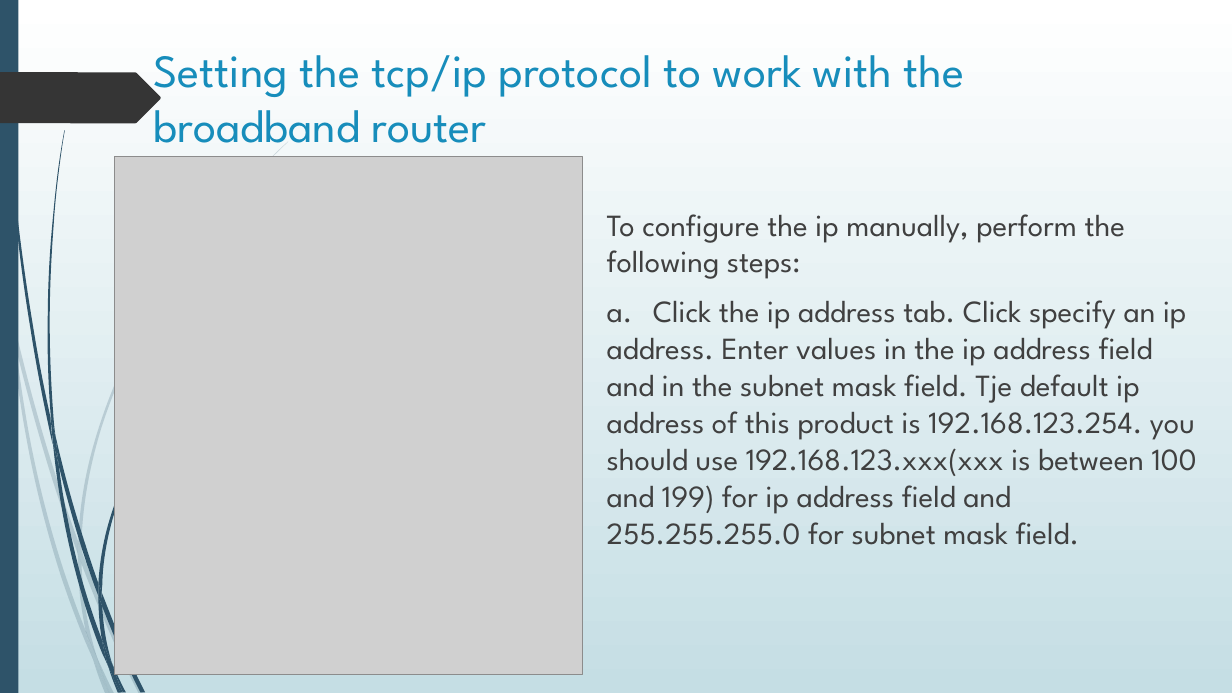
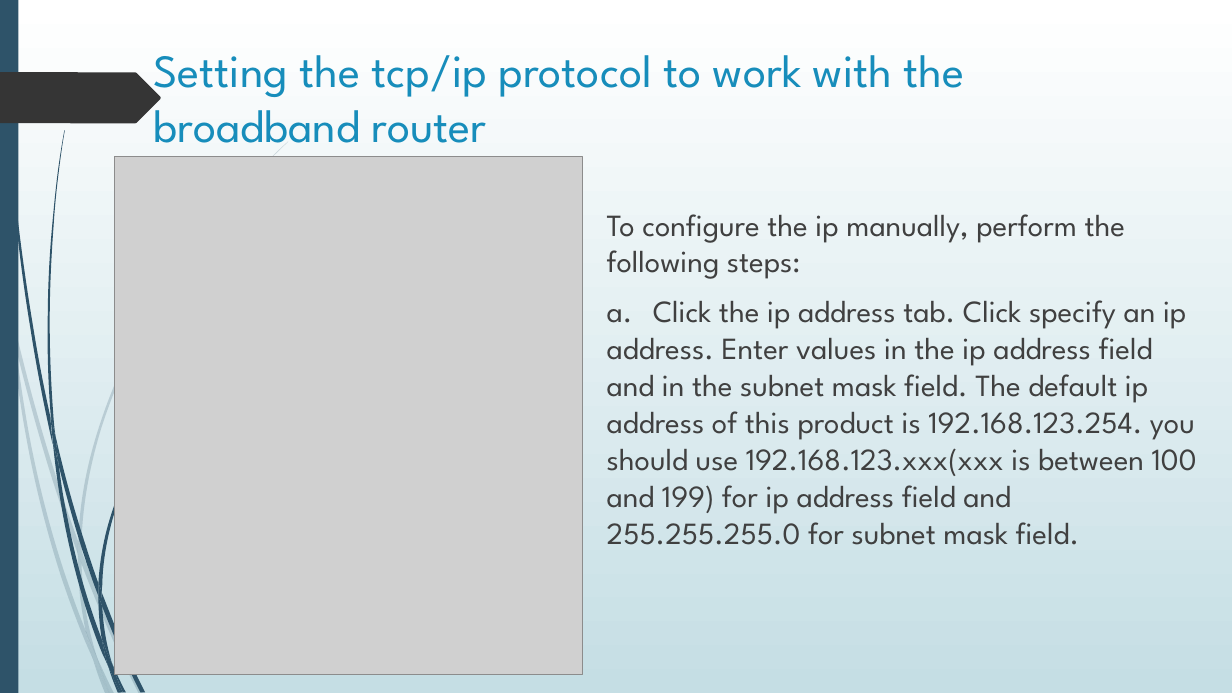
Before and after one commit to mxcat1/Archivos-Semestre5, a slide deck: slide 15 of COMUNICACION EMPRESARIAL/Broadband router user guide.pptx. Drawn at 1232x693 pixels with LibreOffice and Linux fonts; fonts in the diff are those of the drawing; grey boxes stand for pictures. Boxes give left, top, right and bottom in pixels: in the first picture for what was removed or moved away, otherwise in the second. Text is boxed around its words. In the diff, an @@ line names an element or a change of style, - is before the commit and + after.

```diff
--- a/COMUNICACION EMPRESARIAL/Broadband router user guide.pptx
+++ b/COMUNICACION EMPRESARIAL/Broadband router user guide.pptx
@@ text at bbox=[607, 300, 1197, 545]: text changed @@
-a. Click the ip address tab. Click specify an ip address. Enter values in the ip address field and in the subnet mask field. Tje default ip address of this product is 192.168.123.254. you should use 192.168.123.xxx(xxx is between 100 and 199) for ip address field and 255.255.255.0 for subnet mask field.
+a. Click the ip address tab. Click specify an ip address. Enter values in the ip address field and in the subnet mask field. The default ip address of this product is 192.168.123.254. you should use 192.168.123.xxx(xxx is between 100 and 199) for ip address field and 255.255.255.0 for subnet mask field.
```
Also in this commit, not shown: 3 other slides changed.
